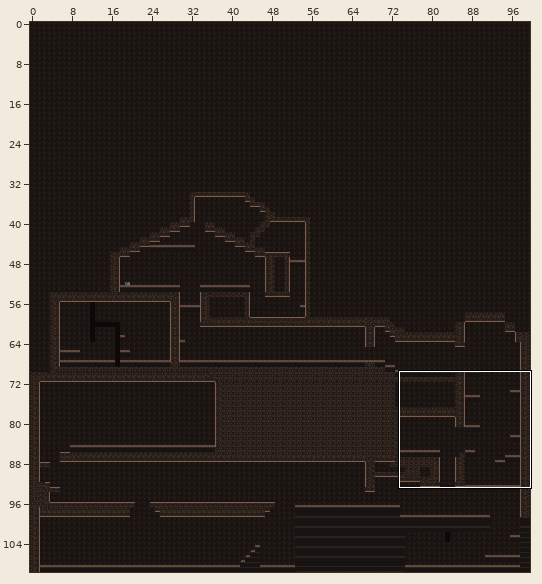
Tiled map (JSON) -- assets/Tiled/super_mario.json. The first picture is a wide view before the edit; the outline marks the close-up.
Close-up. Old version:
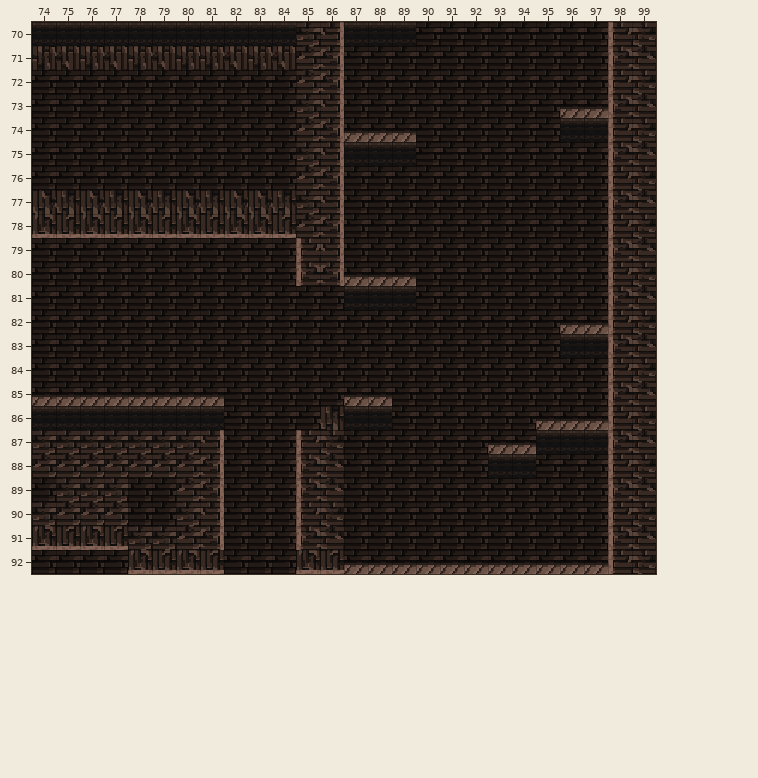
Cells are 16x16 px. Shown: x 74..99, y 70..92. The commit also changed other parts of the map, which this record leaves out.
Now the later version:
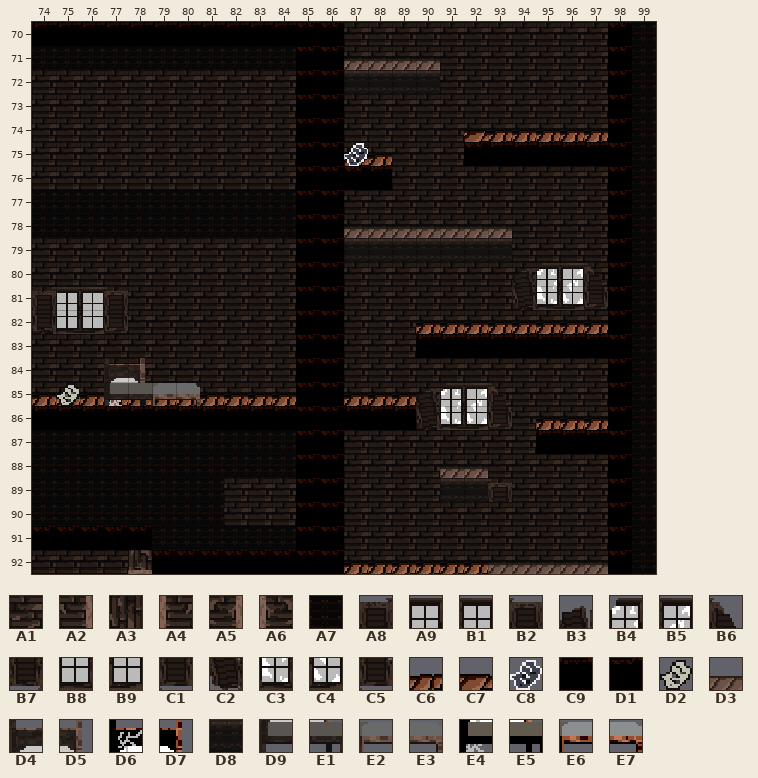
Key: from "SuperMarioBros-World1-1": A1 122, A2 123, A3 125, A4 126, A5 143, A6 146, A7 163, A8 243, A9 244, B1 245, B2 246, B3 248, B4 249, B5 250, B6 251, B7 263, B8 264, B9 265, C1 266, C2 268, C3 269, C4 270, C5 271, C6 321, C7 322, C8 326, C9 341, D1 342, D2 346, D3 361, D4 366, D5 367, D6 370, D7 371, D8 381, D9 386, E1 387, E2 388, E3 389, E4 390, E5 391, E6 392, E7 393.
__ is an empty cell, ## one hidden under a higher layer, .. an unchanged one.
Tiles of an added or newly shown layer are drawn over the layers below it.
Difference:
--- layer "World1"
@@ x 85..97 @@
-70 A1 A2 D8 D8 D8 .. .. .. .. .. .. .. ..
-71 .. .. __ __ __ __ .. .. .. .. .. .. ..
-72 .. .. __ __ __ __ .. .. .. .. .. .. ..
-73 .. .. .. .. .. .. .. .. .. .. .. D3 D3
-74 .. .. D3 D3 D3 .. .. .. .. .. .. D8 D8
-75 .. .. D8 D8 D8 .. .. .. .. .. .. .. ..
+70 ## ## __ __ __ .. .. .. .. .. .. .. ..
+71 .. .. D3 D3 D3 D3 .. .. .. .. .. .. ..
+72 .. .. D8 D8 D8 D8 .. .. .. .. .. .. ..
+73 .. .. .. .. .. .. .. .. .. .. .. __ __
+74 .. .. __ __ __ .. .. .. .. .. .. __ __
+75 .. .. __ __ __ .. .. .. .. .. .. .. ..
@@ x 85..93 @@
-78 .. .. __ __ __ __ __ __ __
-79 A4 A2 __ __ __ __ __ __ __
-80 A6 A5 D3 D3 D3 .. .. .. ..
-81 .. .. D8 D8 D8 .. .. .. ..
+78 .. .. D3 D3 D3 D3 D3 D3 D3
+79 __ __ D8 D8 D8 D8 D8 D8 D8
+80 __ __ __ __ __ .. .. .. ..
+81 .. .. __ __ __ .. .. .. ..
@@ x 86..94 @@
-86 A3 .. .. .. .. .. .. .. ..
-87 .. .. .. .. .. .. .. D3 D3
-88 .. .. .. .. .. __ __ D8 D8
-89 .. .. .. .. .. __ __ .. ..
+86 ## .. .. .. .. .. .. .. ..
+87 .. .. .. .. .. .. .. __ __
+88 .. .. .. .. .. D3 D3 __ __
+89 .. .. .. .. .. D8 D8 .. ..
--- layer "World2" (now shown)
@@ x 74..99 @@
-70 __ __ __ __ __ __ __ __ __ __ __ __ __ .. .. .. .. .. .. .. .. .. .. .. __ __
-71 __ __ __ __ __ __ __ __ __ __ __ __ __ .. .. .. .. .. .. .. .. .. .. .. __ __
-72 .. .. .. .. .. .. .. .. .. .. .. __ __ .. .. .. .. .. .. .. .. .. .. .. __ __
-73 .. .. .. .. .. .. .. .. .. .. .. __ __ .. .. .. .. .. .. .. .. .. .. .. __ __
-74 .. .. .. .. .. .. .. .. .. .. .. __ __ .. .. .. .. .. __ __ __ __ __ __ __ __
-75 .. .. .. .. .. .. .. .. .. .. .. __ __ __ __ .. .. .. __ __ __ __ __ __ __ __
-76 .. .. .. .. .. .. .. .. .. .. .. __ __ __ __ .. .. .. .. .. .. .. .. .. __ __
-77 __ __ __ __ __ __ __ __ __ __ __ __ __ .. .. .. .. .. .. .. .. .. .. .. __ __
-78 __ __ __ __ __ __ __ __ __ __ __ __ __ .. .. .. .. .. .. .. .. .. .. .. __ __
-79 .. .. .. .. .. .. .. .. .. .. .. __ __ .. .. .. .. .. .. .. .. .. .. .. __ __
-80 .. .. .. .. .. .. .. .. .. .. .. __ __ .. .. .. .. .. .. .. .. .. .. .. __ __
-81 .. .. .. .. .. .. .. .. .. .. .. __ __ .. .. .. .. .. .. .. .. .. .. .. __ __
-82 .. .. .. .. .. .. .. .. .. .. .. __ __ .. .. .. __ __ __ __ __ __ __ __ __ __
-83 .. .. .. .. .. .. .. .. .. .. .. __ __ .. .. .. __ __ __ __ __ __ __ __ __ __
-84 .. .. .. .. .. .. .. .. .. .. .. __ __ .. .. .. .. .. .. .. .. .. .. .. __ __
-85 __ __ __ __ __ __ __ __ __ __ __ __ __ __ __ __ .. .. .. .. .. .. .. .. __ __
-86 __ __ __ __ __ __ __ __ __ __ __ __ __ __ __ __ .. .. .. .. .. __ __ __ __ __
-87 __ __ __ __ __ __ __ __ __ __ __ __ __ .. .. .. .. .. .. .. .. __ __ __ __ __
-88 __ __ __ __ __ __ __ __ __ __ __ __ __ .. .. .. .. .. .. .. .. .. .. .. __ __
-89 __ __ __ __ __ __ __ __ .. .. .. __ __ .. .. .. .. .. .. .. .. .. .. .. __ __
-90 __ __ __ __ __ __ __ __ .. .. .. __ __ .. .. .. .. .. .. .. .. .. .. .. __ __
-91 __ __ __ __ __ __ __ __ __ __ __ __ __ .. .. .. .. .. .. .. .. .. .. .. __ __
-92 .. .. .. .. .. __ __ __ __ __ __ __ __ __ __ __ __ __ __ .. .. .. .. .. __ __
+70 C9 C9 C9 C9 C9 C9 C9 C9 C9 C9 C9 D1 D1 .. .. .. .. .. .. .. .. .. .. .. D1 A7
+71 A7 A7 A7 A7 A7 A7 A7 A7 A7 A7 A7 D1 D1 .. .. .. .. .. .. .. .. .. .. .. D1 A7
+72 .. .. .. .. .. .. .. .. .. .. .. D1 D1 .. .. .. .. .. .. .. .. .. .. .. D1 A7
+73 .. .. .. .. .. .. .. .. .. .. .. D1 D1 .. .. .. .. .. .. .. .. .. .. .. D1 A7
+74 .. .. .. .. .. .. .. .. .. .. .. D1 D1 .. .. .. .. .. C7 C6 C6 C6 C6 C6 D1 A7
+75 .. .. .. .. .. .. .. .. .. .. .. D1 D1 C7 C6 .. .. .. D1 C9 C9 C9 C9 C9 D1 A7
+76 .. .. .. .. .. .. .. .. .. .. .. D1 D1 D1 C9 .. .. .. .. .. .. .. .. .. D1 A7
+77 A7 A7 A7 A7 A7 A7 A7 A7 A7 A7 A7 D1 D1 .. .. .. .. .. .. .. .. .. .. .. D1 A7
+78 A7 A7 A7 A7 A7 A7 A7 A7 A7 A7 A7 D1 D1 .. .. .. .. .. .. .. .. .. .. .. D1 A7
+79 .. .. .. .. .. .. .. .. .. .. .. D1 D1 .. .. .. .. .. .. .. .. .. .. .. D1 A7
+80 .. .. .. .. .. .. .. .. .. .. .. D1 D1 .. .. .. .. .. .. .. .. .. .. .. D1 A7
+81 .. .. .. .. .. .. .. .. .. .. .. D1 D1 .. .. .. .. .. .. .. .. .. .. .. D1 A7
+82 .. .. .. .. .. .. .. .. .. .. .. D1 D1 .. .. .. C6 C6 C6 C6 C6 C6 C6 C6 D1 A7
+83 .. .. .. .. .. .. .. .. .. .. .. D1 D1 .. .. .. C9 C9 C9 C9 C9 C9 C9 C9 D1 A7
+84 .. .. .. .. .. .. .. .. .. .. .. D1 D1 .. .. .. .. .. .. .. .. .. .. .. D1 A7
+85 C6 C6 C6 C6 C6 C6 C6 C6 C6 C6 C6 D1 D1 C6 C6 C6 .. .. .. .. .. .. .. .. D1 A7
+86 C9 C9 C9 C9 C9 C9 C9 C9 C9 C9 C9 D1 D1 C9 C9 C9 .. .. .. .. .. C6 C6 C6 D1 A7
+87 A7 A7 A7 A7 A7 A7 A7 A7 A7 A7 A7 D1 D1 .. .. .. .. .. .. .. .. C9 C9 C9 D1 A7
+88 A7 A7 A7 A7 A7 A7 A7 A7 A7 A7 A7 D1 D1 .. .. .. .. .. .. .. .. .. .. .. D1 A7
+89 A7 A7 A7 A7 A7 A7 A7 A7 .. .. .. D1 D1 .. .. .. .. .. .. .. .. .. .. .. D1 A7
+90 A7 A7 A7 A7 A7 A7 A7 A7 .. .. .. D1 D1 .. .. .. .. .. .. .. .. .. .. .. D1 A7
+91 D1 D1 D1 D1 D1 A7 A7 A7 A7 A7 A7 D1 D1 .. .. .. .. .. .. .. .. .. .. .. D1 A7
+92 .. .. .. .. .. D1 D1 D1 D1 D1 D1 D1 D1 C6 C6 C6 C6 C6 C6 .. .. .. .. .. D1 A7
--- layer "Items2" (now shown)
@@ x 87..87 @@
-75 __
+75 C8
@@ x 74..97 @@
-80 .. .. .. .. .. .. .. .. .. .. .. .. .. .. .. .. .. .. .. .. __ __ __ __
-81 __ __ __ __ .. .. .. .. .. .. .. .. .. .. .. .. .. .. .. .. __ __ __ __
-82 __ .. .. __ .. .. .. .. .. .. .. .. .. .. .. .. .. .. .. .. .. .. .. ..
+80 .. .. .. .. .. .. .. .. .. .. .. .. .. .. .. .. .. .. .. .. B3 B4 B5 B6
+81 B3 B4 B5 B6 .. .. .. .. .. .. .. .. .. .. .. .. .. .. .. .. C2 C3 C4 C5
+82 C2 .. .. C5 .. .. .. .. .. .. .. .. .. .. .. .. .. .. .. .. .. .. .. ..
@@ x 77..93 @@
-84 __ __ .. .. .. .. .. .. .. .. .. .. .. .. .. .. ..
-85 __ __ __ __ .. .. .. .. .. .. .. .. .. __ __ __ __
-86 .. .. .. .. .. .. .. .. .. .. .. .. .. __ __ __ __
+84 D6 D7 .. .. .. .. .. .. .. .. .. .. .. .. .. .. ..
+85 E4 E5 E6 E7 .. .. .. .. .. .. .. .. .. B3 B4 B5 B6
+86 .. .. .. .. .. .. .. .. .. .. .. .. .. C2 C3 C4 C5
--- layer "Items" (now shown)
@@ x 74..77 @@
-81 __ __ __ __
-82 __ __ __ __
+81 A8 A9 B1 B2
+82 B7 B8 B9 C1
@@ x 75..80 @@
-84 .. .. __ __ .. ..
-85 __ .. __ __ __ __
+84 .. .. D4 D5 .. ..
+85 D2 .. D9 E1 E2 E3
@@ x 93..93 @@
-89 __
+89 B2
Pixel boxes of the changes (left, top, right, bottom) in both close-ups:
changed: (32, 22, 656, 574)
